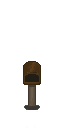
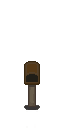
The second 64×128 image is a revision of the first. Changes to its layers:
painted on "house" over (23, 62, 41, 103)
